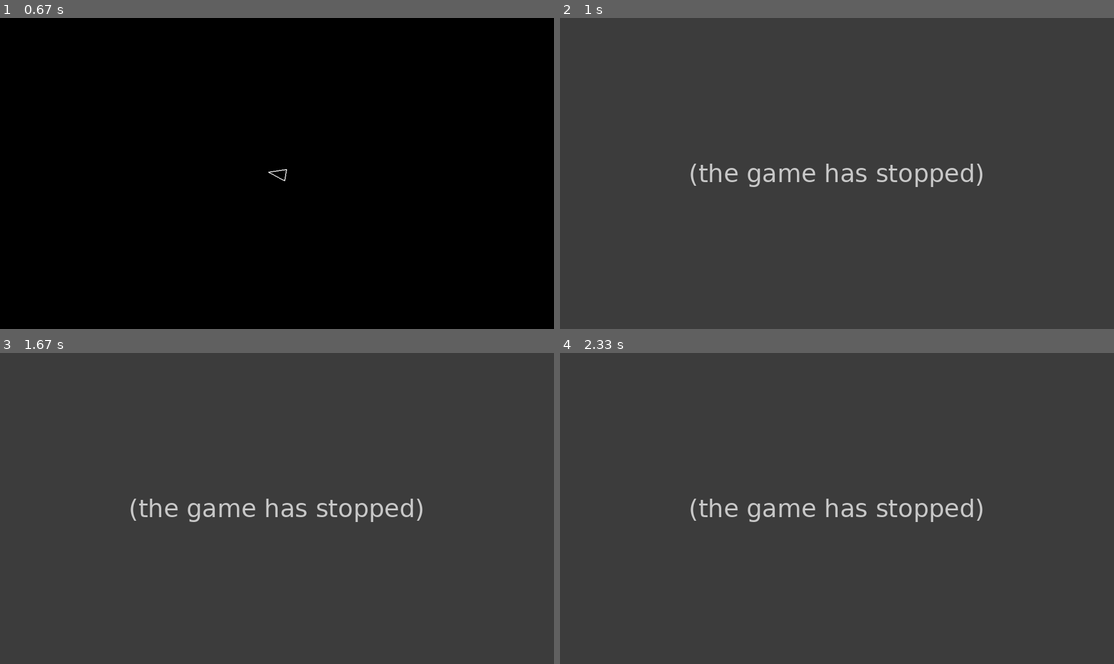
Above: before the commit, frames 1-4 (two rows, left to right).
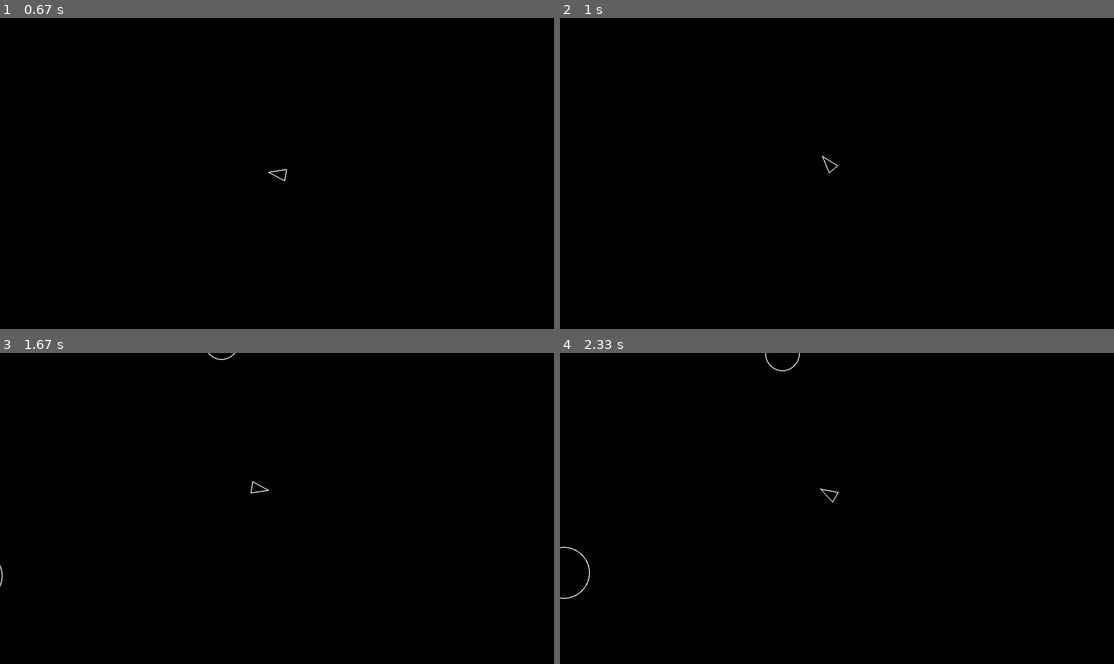
Above: after the commit, the same moments.

Repository: amzyD99/Py_game
Game: pygame game, started from main.py
Same seed, same stepped clock (60 frames per second), same inputs: the game is played once before the commit and once after it.
Inputs:
- Up to frame 1 (0.67 s): hold D from 0.33 s (still down)
- Up to frame 2 (1 s): release D at 0.8 s; hold W from 0.83 s (still down)
- Up to frame 3 (1.67 s): release W at 1.13 s; hold D 1.17-1.63 s
- Up to frame 4 (2.33 s): hold A 1.67-2.2 s; hold S from 2.23 s (still down)

Frame 1 is identical in both runs. In frame 2, 100% of the frame differs, in the area x 0-100%, y 0-100%; in frame 3, 100%; in frame 4, 100%.
Error before the commit: TypeError: Asteroid.draw() takes 1 positional argument but 2 were given (main.py line 32); the game stopped at 0.8 s (later frames are placeholders)

Commit message:
collision work in progress

Diff:
--- a/asteroid.py
+++ b/asteroid.py
@@ -6,7 +6,7 @@
     def __init__(self, x, y, radius):
         super().__init__(x, y, radius)
 
-    def draw(self):
+    def draw(self, screen):
         pygame.draw.circle(screen, "white", self.position, self.radius, width=2)
 
     def update(self, dt):
--- a/circleshape.py
+++ b/circleshape.py
@@ -20,3 +20,7 @@
     def update(self, dt):
         # sub-classes must override
         pass
+
+    def detect_collision(self, second_object):
+        print(self.position.distance_to(second_object.position) <= 0)
+        return self.position.distance_to(second_object.position) <= 0
--- a/main.py
+++ b/main.py
@@ -3,6 +3,7 @@
 from player import Player
 from asteroid import Asteroid
 from asteroidfield import AsteroidField
+import sys
 
 
 def main():
@@ -35,6 +36,10 @@
         # limit the framerate to 144 FPS
         dt = clock.tick(144) / 1000
         updatable.update(dt)
+        for asteroid in asteroids:
+            if asteroid.detect_collision(player):
+                sys.exit("Game over!")
+
 
 
 if __name__ == "__main__":
